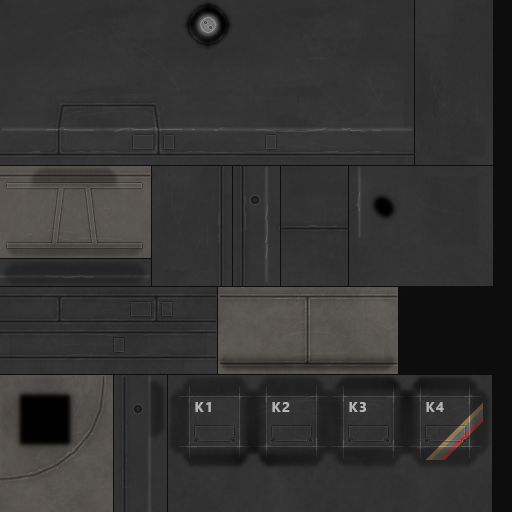
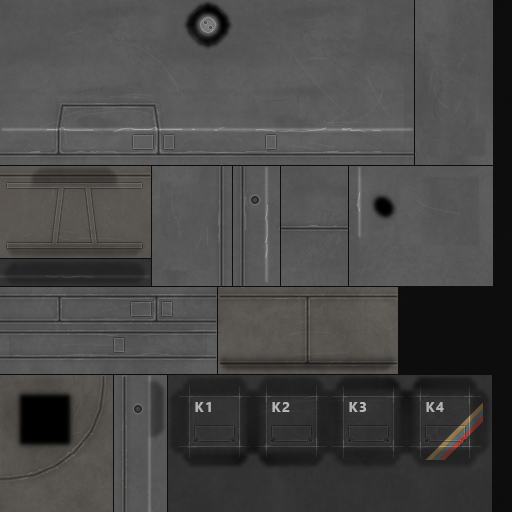
The second 512 × 512 image is a revision of the first. Changes to its layers:
painted on "b3" over [0, 0, 493, 512]
